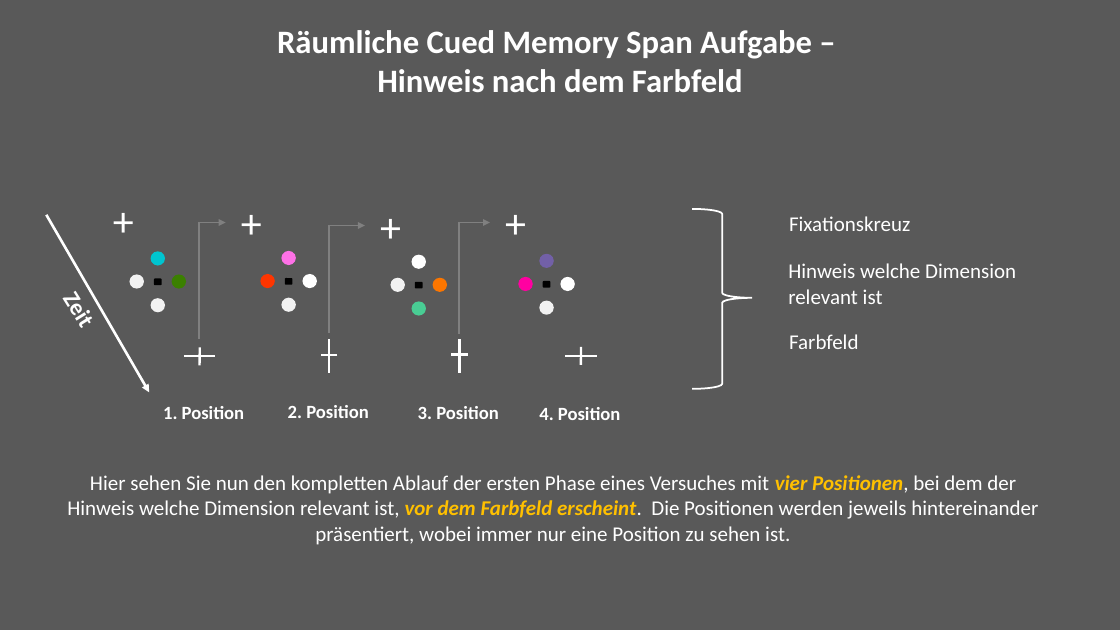
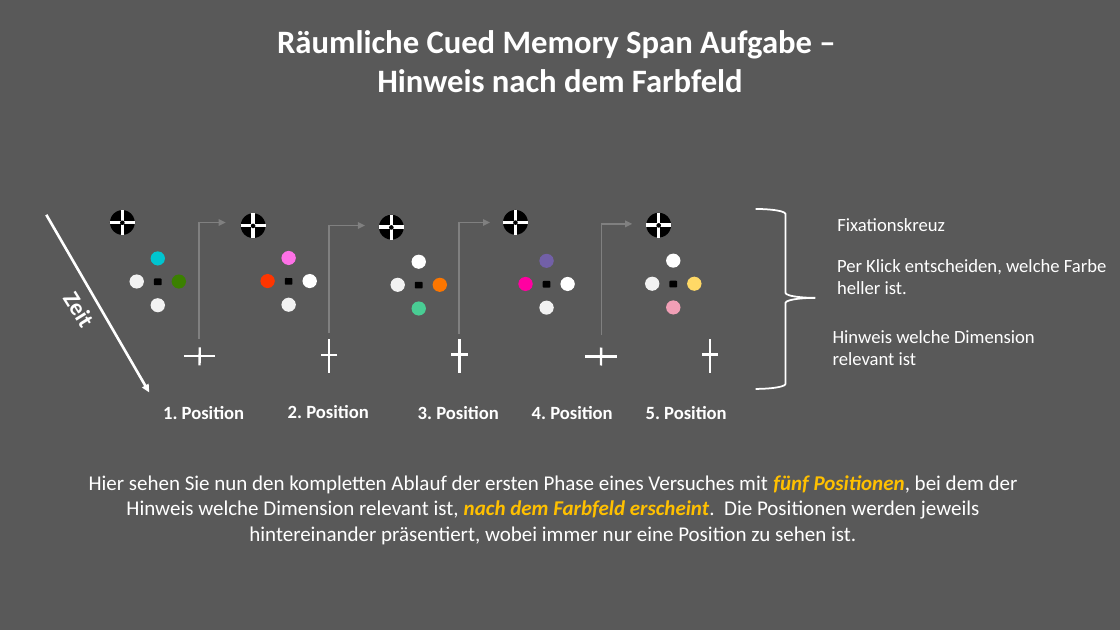
Before and after one commit to jgman86/neurocognitive-psychometrics, a slide deck: slide 8 of M3-ExpSpatial/Instructions/Instructions_spatial.pptx. Drawn at 1120x630 pixels with LibreOffice and Linux fonts; fonts in the diff are those of the drawing. Boxes give left, top, right and bottom in pixels: in the first picture for what was removed or moved away, otherwise in the second. Text is boxed around its words. In the diff, an @@ line names an element or a change of style, - is before the commit and + after.

```diff
--- a/M3-ExpSpatial/Instructions/Instructions_spatial.pptx
+++ b/M3-ExpSpatial/Instructions/Instructions_spatial.pptx
@@ text added at bbox=[632, 194, 683, 254], 36 pt, text #FFFFFF @@
++
@@ right brace: place and size @@
-right brace at bbox=[692, 209, 752, 389]
+right brace at bbox=[756, 209, 816, 389]
@@ text "Fixationskreuz": place and size @@
-text "Fixationskreuz" at bbox=[789, 216, 910, 231]
+text "Fixationskreuz" at bbox=[837, 218, 945, 231]
@@ text "Fixationskreuz" at bbox=[837, 218, 945, 231]: size 18 to 16 pt @@
@@ group added at bbox=[110, 210, 135, 235]: 2 ellipses, 2 lines @@
@@ group added at bbox=[241, 213, 266, 239]: 2 ellipses, 2 lines @@
@@ group added at bbox=[379, 215, 404, 240]: 2 ellipses, 2 lines @@
@@ group added at bbox=[503, 210, 528, 235]: 2 ellipses, 2 lines @@
@@ elbow arrow added from (602, 335) to (632, 224), #808080 1.5 pt @@
@@ group added at bbox=[646, 213, 671, 238]: 2 ellipses, 2 lines @@
@@ ellipse added at bbox=[666, 254, 681, 268], fill #FFFFFF @@
@@ text at bbox=[837, 259, 1106, 294]: text changed; size 18 to 16 pt @@
-Farbfeld
+Per Klick entscheiden, welche Farbe
+heller ist.
@@ ellipse added at bbox=[645, 276, 660, 291], fill #F2F2F2 @@
@@ rounded rectangle added at bbox=[670, 281, 677, 287], fill #000000 @@
@@ ellipse added at bbox=[687, 276, 702, 291], fill #FFD966 @@
@@ ellipse added at bbox=[666, 301, 681, 315], fill #F19FB6 @@
@@ text "Hinweis welche Dimension" at bbox=[833, 330, 1035, 365]: size 18 to 16 pt @@
@@ text "Hinweis welche Dimension": place and size @@
-text "Hinweis welche Dimension" at bbox=[788, 263, 1016, 304]
+text "Hinweis welche Dimension" at bbox=[833, 330, 1035, 365]
@@ line moved from (565, 356) - (597, 356) to (586, 356) - (617, 356) @@
@@ line moved from (581, 347) - (581, 365) to (602, 348) - (601, 365) @@
@@ line added from (718, 355) to (702, 355), #FFFFFF 2 pt @@
@@ line added from (710, 339) to (710, 373), #FFFFFF 2 pt @@
@@ text "4. Position": place and size @@
-text "4. Position" at bbox=[539, 407, 620, 420]
+text "4. Position" at bbox=[532, 406, 612, 419]
@@ text added at bbox=[646, 406, 726, 419], 16 pt, text #FFFFFF, bold @@
+5. Position
@@ text at bbox=[89, 475, 1018, 545]: text changed @@
-Hier sehen Sie nun den kompletten Ablauf der ersten Phase eines Versuches mit vier Positionen, bei dem der Hinweis welche Dimension relevant ist, vor dem Farbfeld erscheint. Die Positionen werden jeweils hintereinander präsentiert, wobei immer nur eine Position zu sehen ist.
+Hier sehen Sie nun den kompletten Ablauf der ersten Phase eines Versuches mit fünf Positionen, bei dem der Hinweis welche Dimension relevant ist, nach dem Farbfeld erscheint. Die Positionen werden jeweils hintereinander präsentiert, wobei immer nur eine Position zu sehen ist.
```
Also in this commit, not shown: 13 other slides changed, 2 slides added, 1 slide removed.
